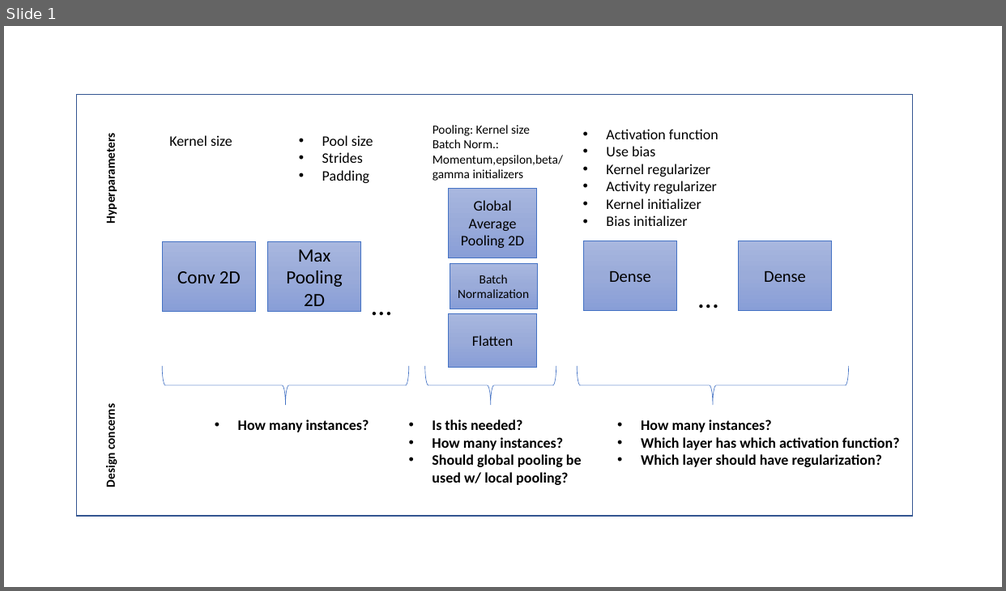
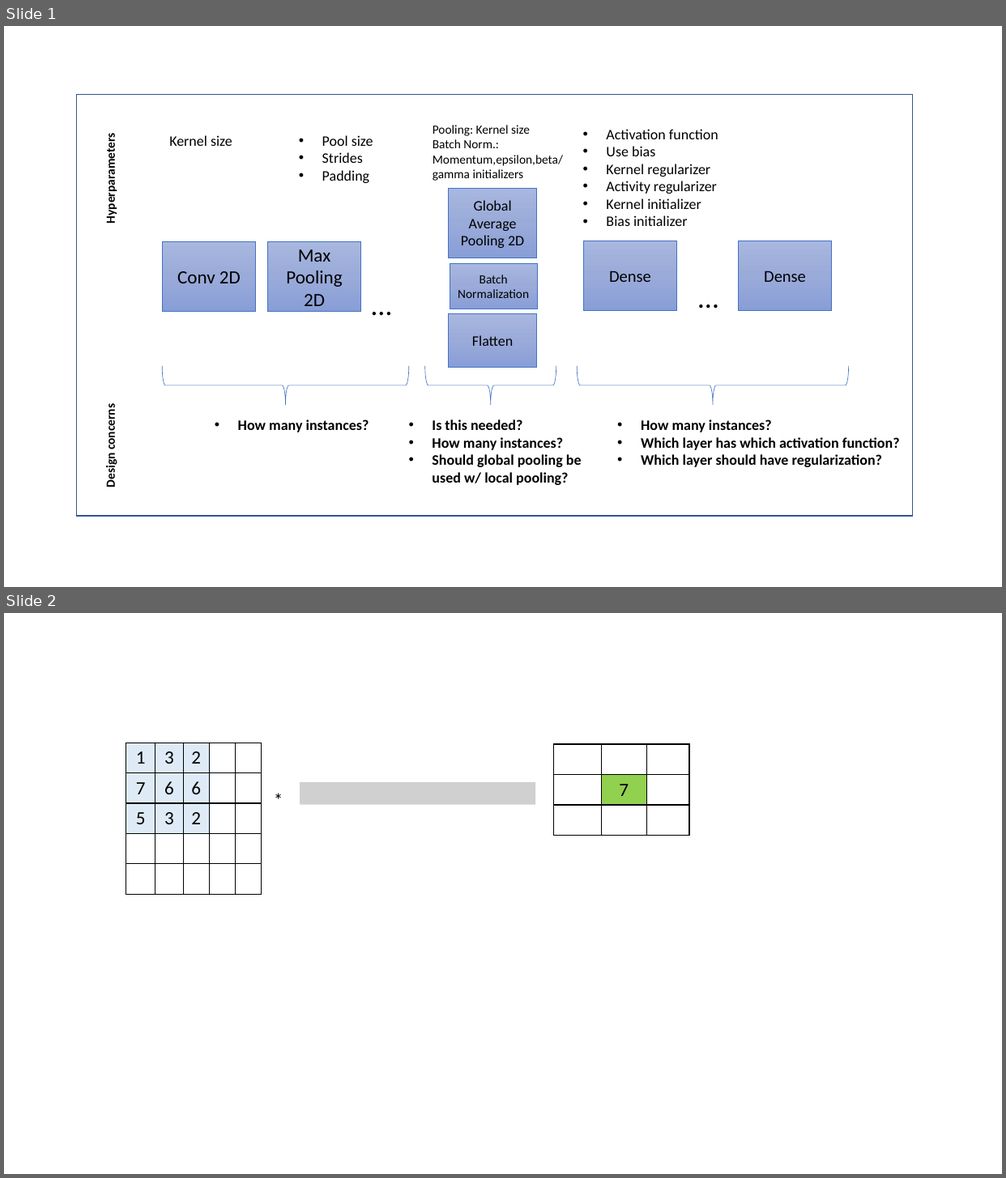
Before and after one commit to pushkarv/machine-learning, a slide deck: projects/capstone/model-design-overview.pptx. Shown one above the other, each under a label of ours: slide 1 before the commit, slides 1 and 2 after it. The pictures are 1006x591 and 1006x1178 pixels, drawn with LibreOffice and Linux fonts; fonts in the diff are those of the drawing; grey boxes stand for pictures. Boxes give left, top, right and bottom in pixels: in the first picture for what was removed or moved away, otherwise in the second. Text is boxed around its words. In the diff, an @@ line names an element or a change of style, - is before the commit and + after.

```diff
--- a/projects/capstone/model-design-overview.pptx
+++ b/projects/capstone/model-design-overview.pptx
@@ slide 2 added at (4, 613, 1002, 1174), background #FFFFFF @@
@@ table added at (126, 743, 262, 895), 5 rows, 5 columns @@
+1 | 3 | 2 |  | 
+7 | 6 | 6 |  | 
+5 | 3 | 2 |  | 
+ |  |  |  | 
+ |  |  |  | 
@@ table added at (553, 744, 690, 835), 3 rows, 3 columns @@
+ |  | 
+ | 7 | 
+ |  | 
@@ picture added at (300, 782, 535, 805) @@
@@ text added at (266, 785, 291, 815), 18 pt, text #000000 @@
+*
```
Also in this commit, not shown: 2 other files.
